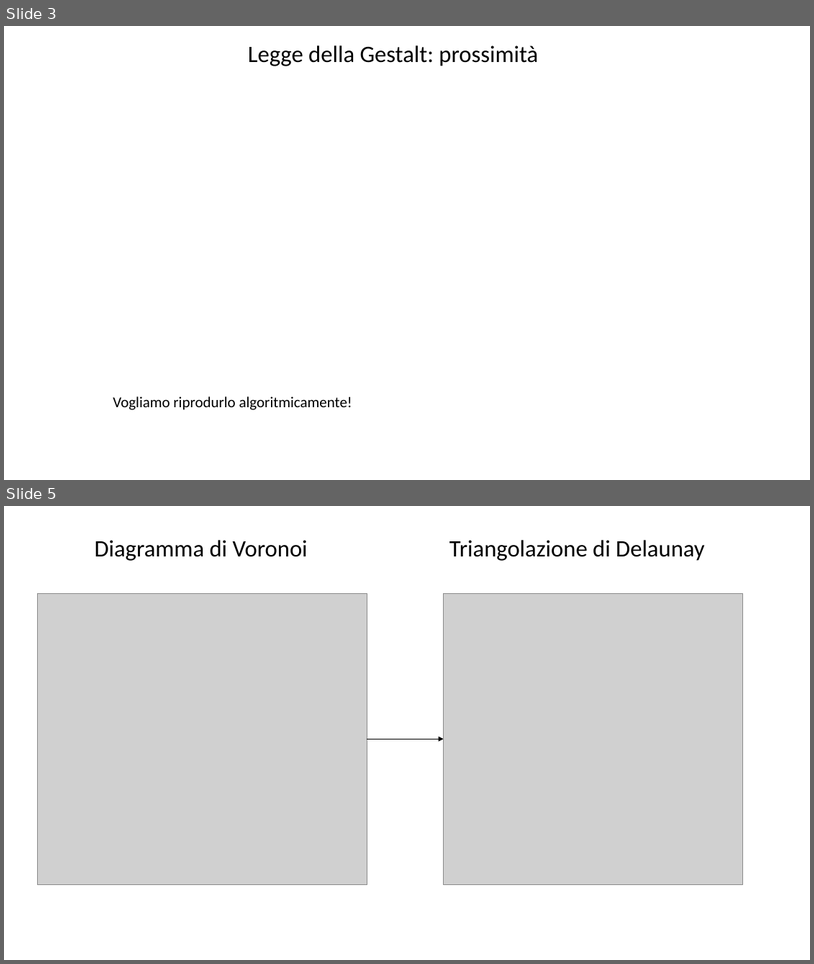
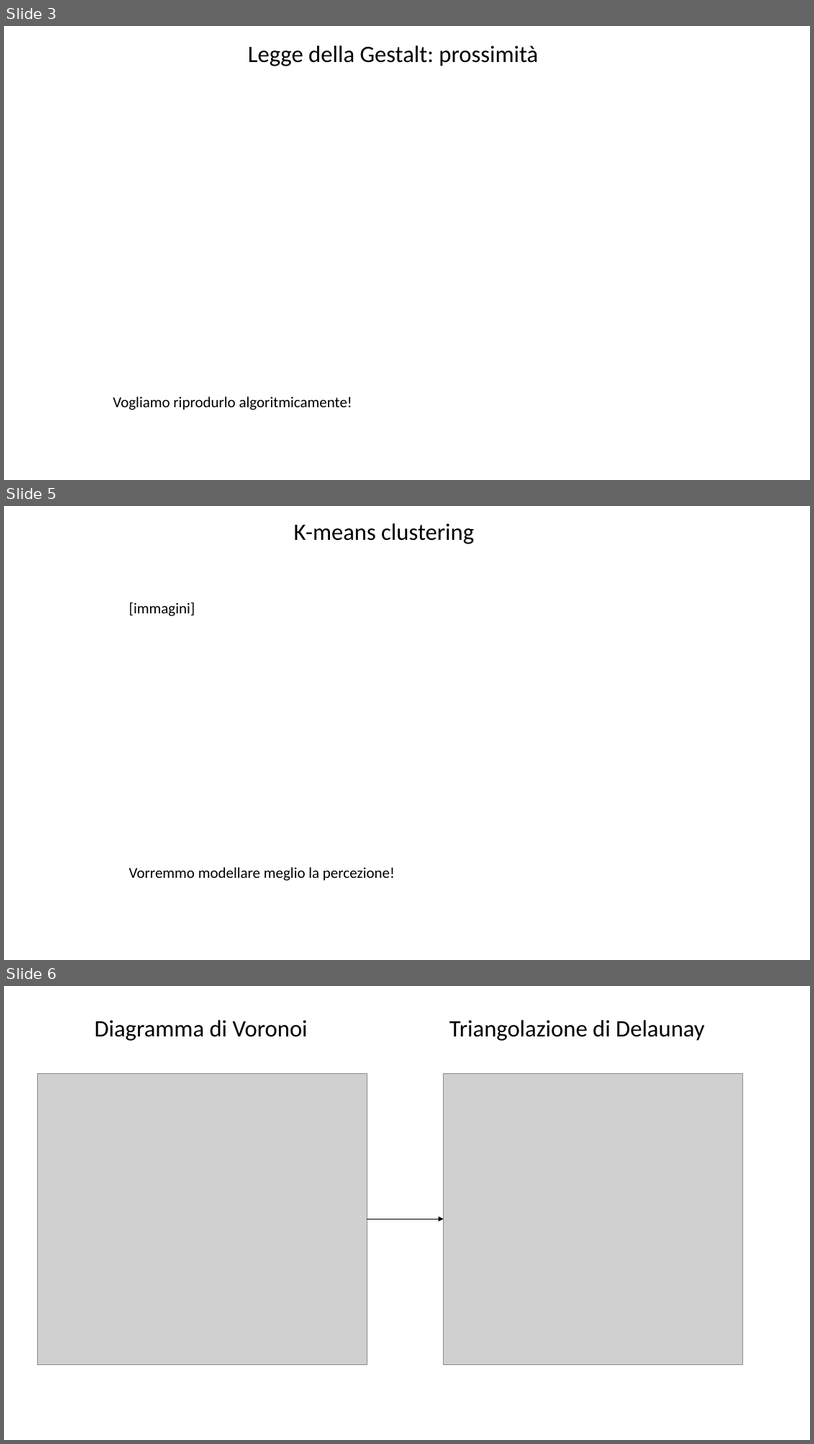
Before and after one commit to Teolul/Dot_Patterns_Perceptual_Grouping_RDG_vs_K-means, a slide deck: presentation.pptx. Shown one above the other, each under a label of ours: slides 3 and 5 before the commit, slides 3, 5 and 6 after it; the slides between them are not shown. The pictures are 814x964 and 814x1444 pixels, drawn with LibreOffice and Linux fonts; fonts in the diff are those of the drawing; grey boxes stand for pictures; background and template pictures are left out. Boxes give left, top, right and bottom in pixels: in the first picture for what was removed or moved away, otherwise in the second. Text is boxed around its words. In the diff, an @@ line names an element or a change of style, - is before the commit and + after.

```diff
--- a/presentation.pptx
+++ b/presentation.pptx
@@ slide 5 added at (4,506,810,960), background picture (left out) @@
@@ text added at (294,523,474,544), 28 pt, text #000000 @@
+K-means clustering
@@ text added at (129,602,196,616), 18 pt, text #000000 @@
+[immagini]
@@ text added at (129,867,395,880), 18 pt, text #000000 @@
+Vorremmo modellare meglio la percezione!
@@ what was slide 5 is now slide 6 @@
```
Also in this commit, not shown: 1 slide changed, 2 other files.
